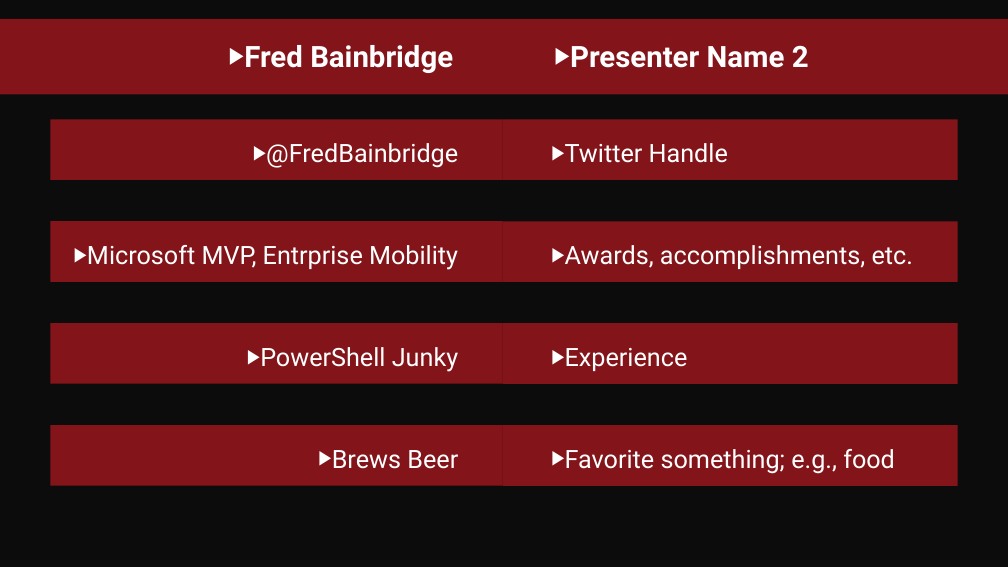
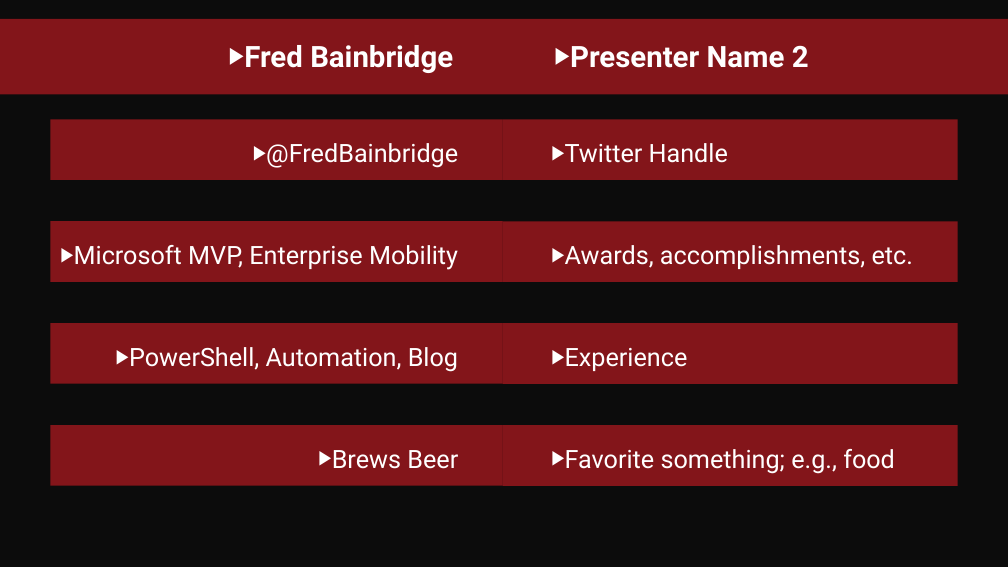
Before and after one commit to fredbainbridge/WindowsUpgradeReadiness, a slide deck: slide 2 of MMS 2017 - Windows Upgrade Readiness.pptx. Drawn at 1008x567 pixels with LibreOffice and Linux fonts; fonts in the diff are those of the drawing; background and template pictures are left out. Boxes give left, top, right and bottom in pixels: in the first picture for what was removed or moved away, otherwise in the second. Text is boxed around its words. In the diff, an @@ line names an element or a change of style, - is before the commit and + after.

Commit message:
slide deck v2 final.

```diff
--- a/MMS 2017 - Windows Upgrade Readiness.pptx
+++ b/MMS 2017 - Windows Upgrade Readiness.pptx
@@ text at [74, 245, 458, 270]: text changed @@
-▶ Microsoft MVP, Entrprise Mobility
+▶ Microsoft MVP, Enterprise Mobility
@@ text at [129, 347, 458, 372]: text changed @@
-▶ PowerShell Junky
+▶ PowerShell, Automation, Blog
```
Also in this commit, not shown: 1 other slide changed.
